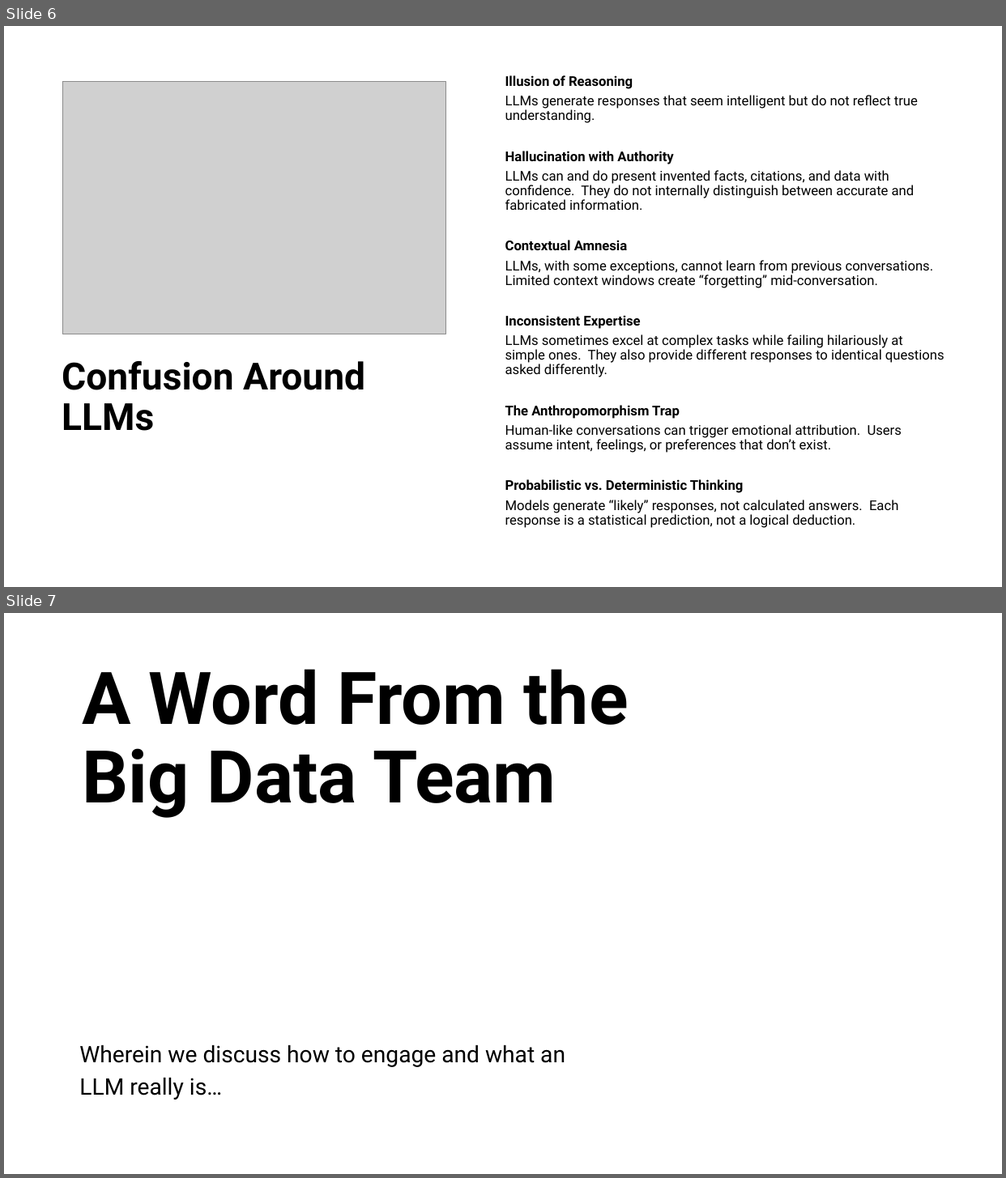
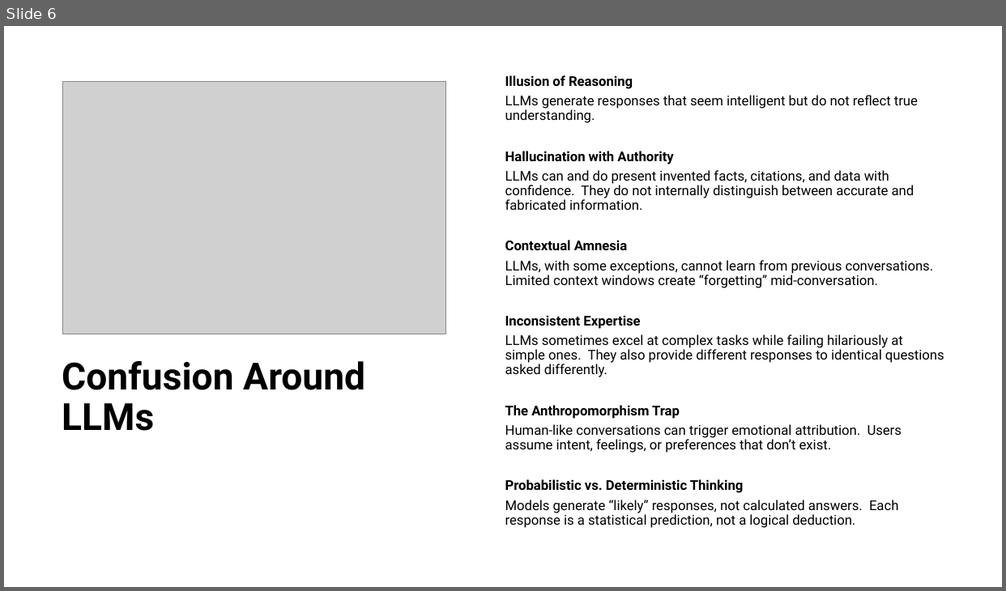
Before and after one commit to ericburcham/prompt-engineering, a slide deck: presentation/presentation.pptx. Shown one above the other, each under a label of ours: slides 6 and 7 before the commit, slide 6 after it. The pictures are 1006x1178 and 1006x591 pixels, drawn with LibreOffice and Linux fonts; fonts in the diff are those of the drawing; grey boxes stand for pictures. Boxes give left, top, right and bottom in pixels: in the first picture for what was removed or moved away, otherwise in the second. Text is boxed around its words. In the diff, an @@ line names an element or a change of style, - is before the commit and + after.

```diff
--- a/presentation/presentation.pptx
+++ b/presentation/presentation.pptx
@@ slide 7 removed at (x1=4, y1=613, x2=1002, y2=1174), background #FFFFFF @@
@@ title removed at (x1=82, y1=669, x2=629, y2=818) @@
-A Word From the Big Data Team
@@ text removed at (x1=79, y1=1045, x2=565, y2=1100) @@
-Wherein we discuss how to engage and what an LLM really is…
```
Also in this commit, not shown: 5 slides changed, 1 slide added, 16 other slides removed, 1 other file.
